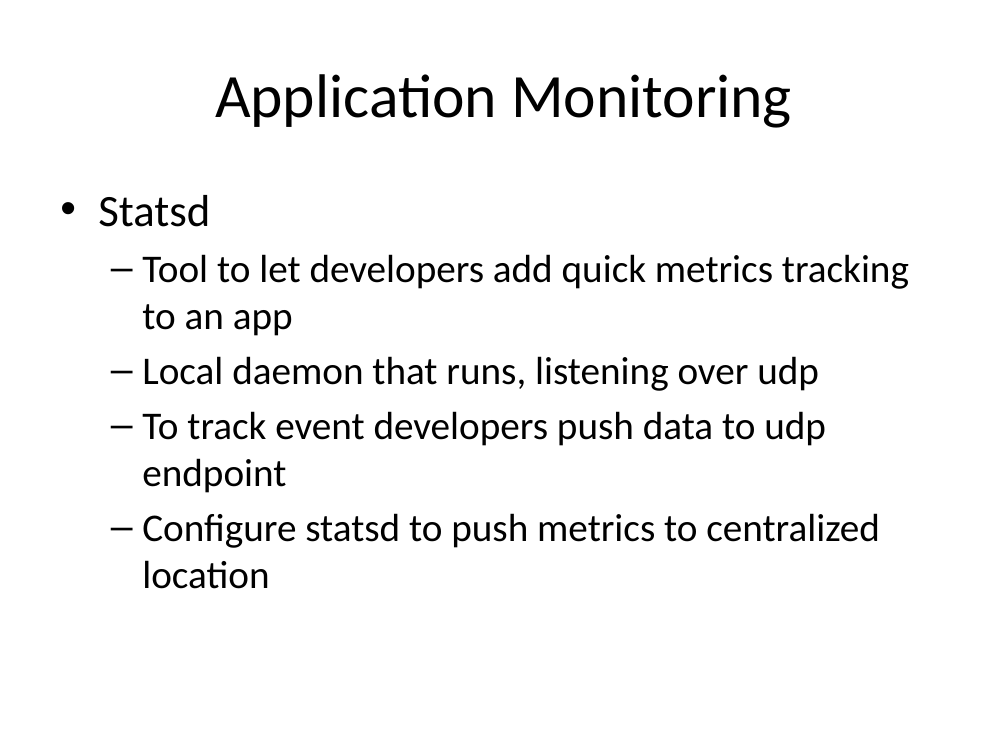
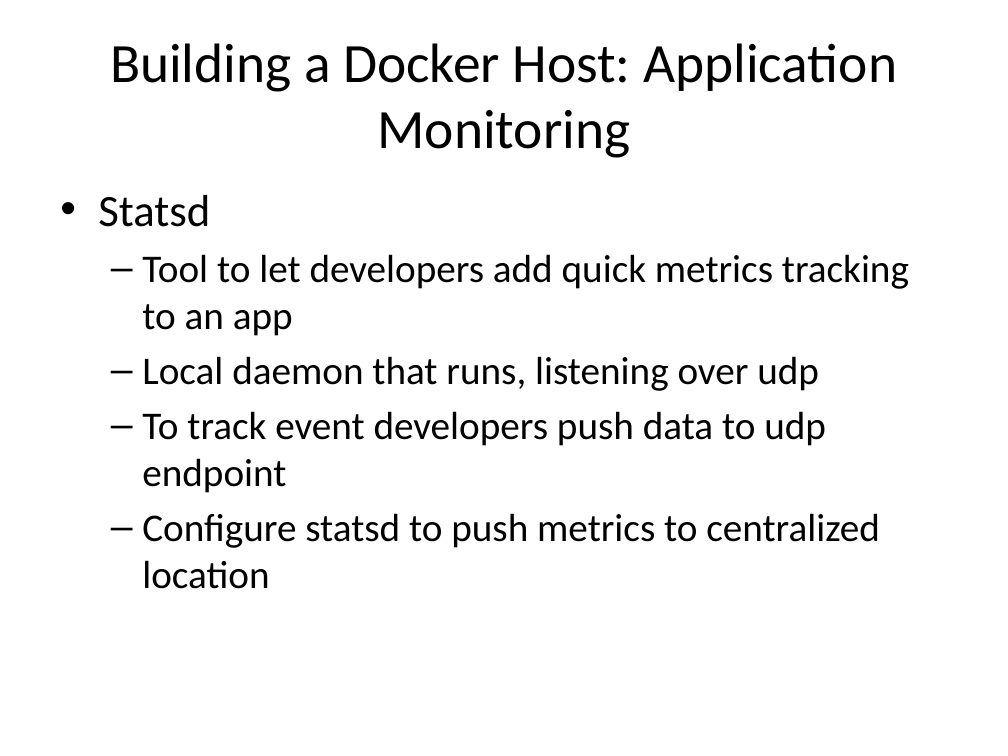
Before and after one commit to AndrewSwerlick/docker-talk, a slide deck: slide 22 of slides.pptx (slide 19 before the commit). Drawn at 1008x756 pixels with LibreOffice and Linux fonts; fonts in the diff are those of the drawing. Boxes give left, top, right and bottom in pixels: in the first picture for what was removed or moved away, otherwise in the second. Text is boxed around its words. In the diff, an @@ line names an element or a change of style, - is before the commit and + after.

Commit message:
adding better conclusion and better explanation of docker networking during the overview

```diff
--- a/slides.pptx
+++ b/slides.pptx
@@ title at [110, 43, 897, 158]: text changed; size 44 to 39.6 pt @@
-Application Monitoring
+Building a Docker Host: Application Monitoring
```
Also in this commit, not shown: 7 other slides changed, 4 slides added, 1 slide removed.
